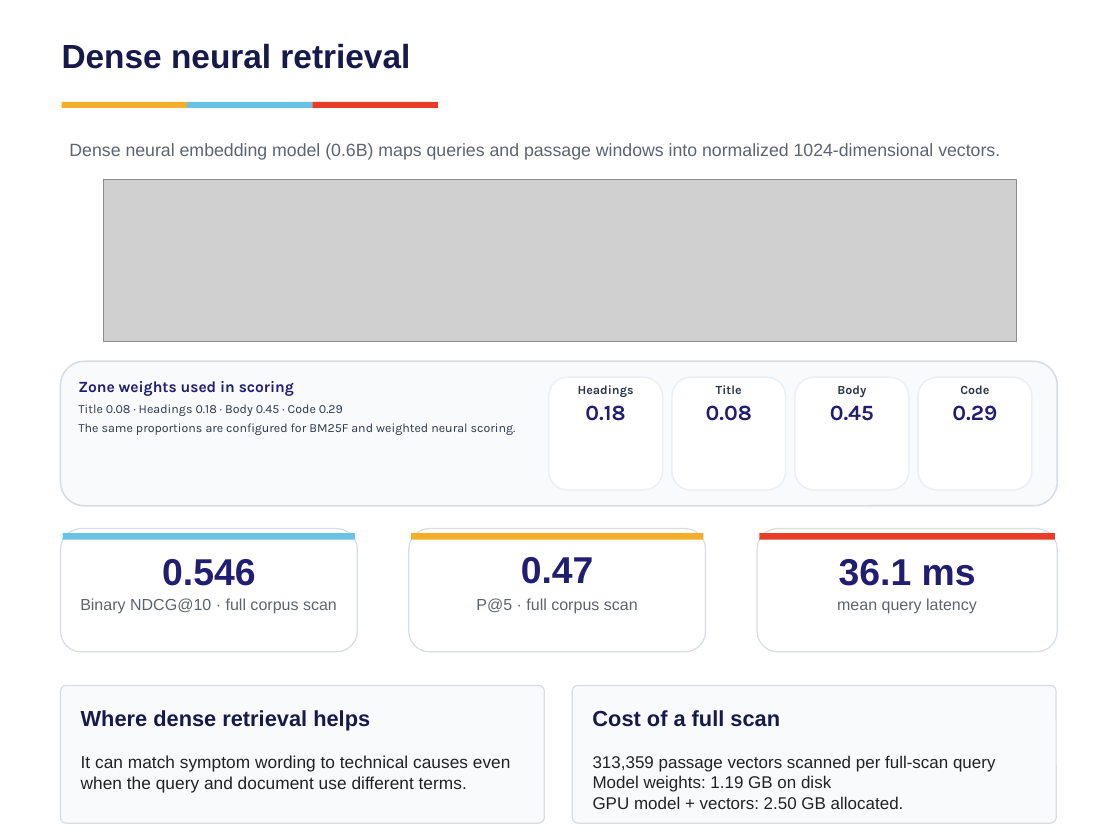
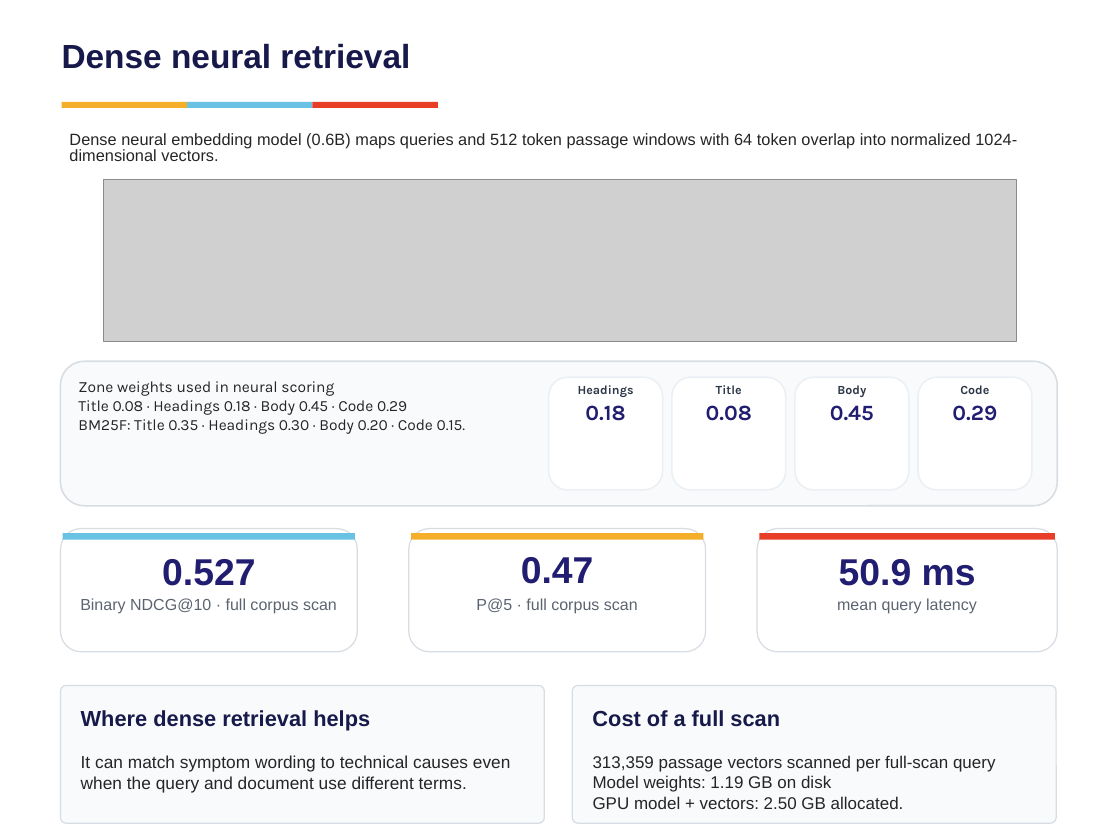
Before and after one commit to vishrutbhushan/ir-benchmark, a slide deck: slide 5 of presentation/Group7_BM25 vs Neural Retrieval on Technical Documents.pptx (slide 6 before the commit). Drawn at 1120x840 pixels with LibreOffice and Linux fonts; fonts in the diff are those of the drawing; grey boxes stand for pictures. Boxes give left, top, right and bottom in pixels: in the first picture for what was removed or moved away, otherwise in the second. Text is boxed around its words. In the diff, an @@ line names an element or a change of style, - is before the commit and + after.

Commit message:
Update presentation and preserve latest strict evaluation results
Add search UI cache control and disable query-vector cache when requested. Include strict judgments, latest BM25F and hybrid rankings, metrics, latency samples, and presentation charts.

```diff
--- a/presentation/Group7_BM25 vs Neural Retrieval on Technical Documents.pptx
+++ b/presentation/Group7_BM25 vs Neural Retrieval on Technical Documents.pptx
@@ text at bbox=[69, 133, 1017, 161]: text changed; size 11.4 to 10.5 pt; text colour #5C6470 to #252525 @@
-Dense neural embedding model (0.6B) maps queries and passage windows into normalized 1024-dimensional vectors.
+Dense neural embedding model (0.6B) maps queries and 512 token passage windows with 64 token overlap into normalized 1024-dimensional vectors.
@@ text at bbox=[78, 381, 466, 434]: text changed; size 8 to 10 pt; text colour #2D3748 to #252525 @@
-Zone weights used in scoring
-Title 0.08 · Headings 0.18 · Body 0.45 · Code 0.29
-The same proportions are configured for BM25F and weighted neural scoring.
+Zone weights used in neural scoring
+Title 0.08 · Headings 0.18 · Body 0.45 · Code 0.29
+BM25F: Title 0.35 · Headings 0.30 · Body 0.20 · Code 0.15.
@@ text at bbox=[162, 559, 255, 586]: text changed @@
-0.546
+0.527
@@ text at bbox=[839, 559, 976, 586]: text changed @@
-36.1 ms
+50.9 ms
```
Also in this commit, not shown: 14 other slides changed, 1 slide removed, 23 other files.
